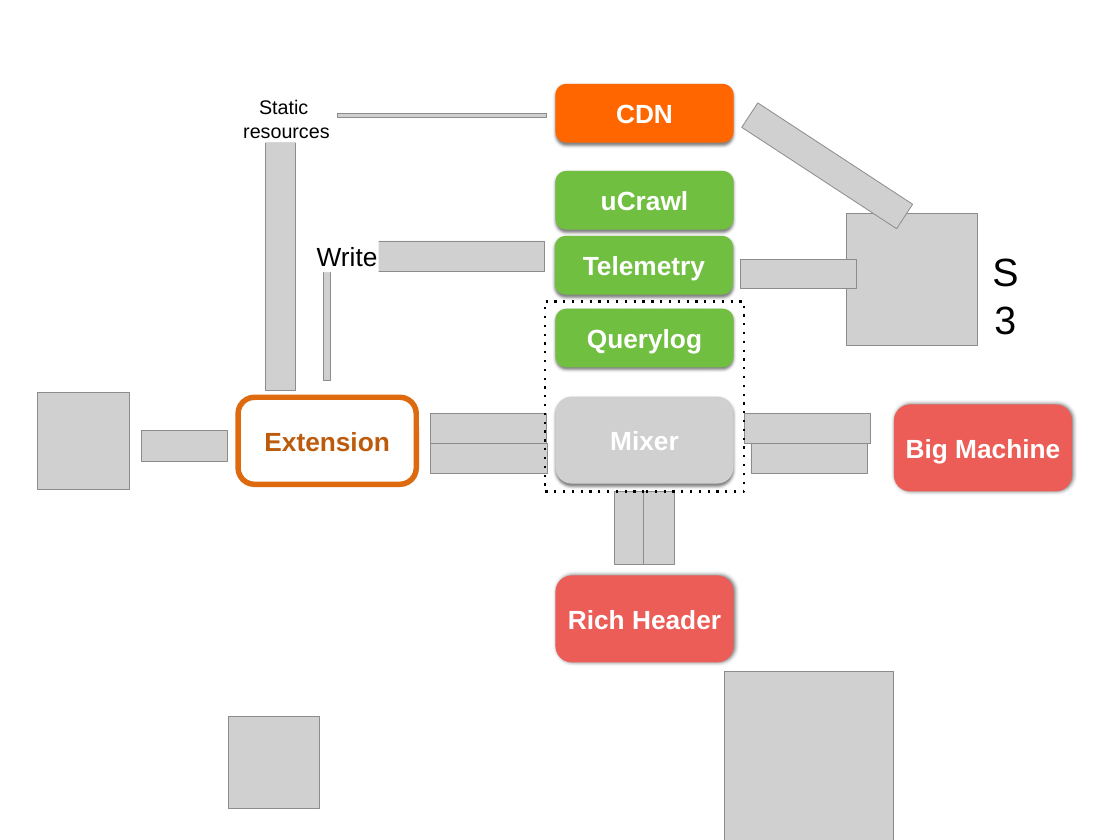
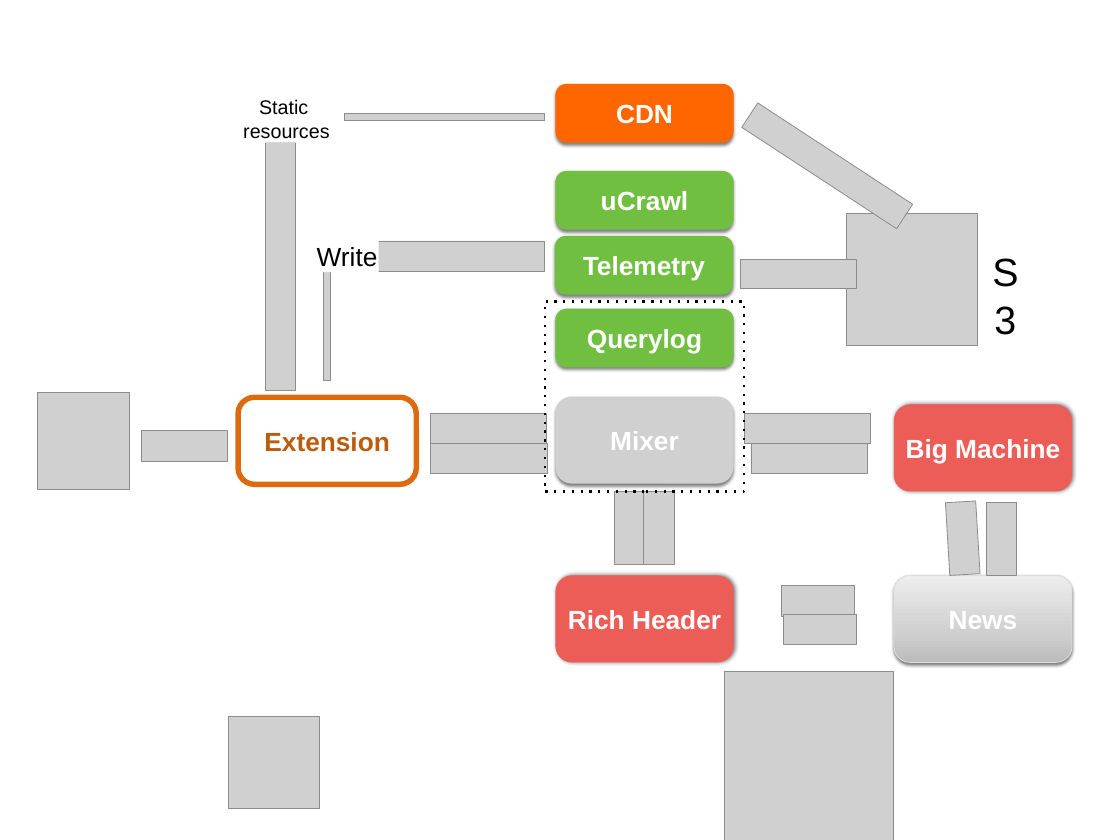
Before and after one commit to chrmod/browser-core, a slide deck: slide 4 of docu/CLIQZ for Firefox - garage0.51.pptx. Drawn at 1120x840 pixels with LibreOffice and Linux fonts; fonts in the diff are those of the drawing; grey boxes stand for pictures. Boxes give left, top, right and bottom in pixels: in the first picture for what was removed or moved away, otherwise in the second. Text is boxed around its words. In the diff, an @@ line names an element or a change of style, - is before the commit and + after.

```diff
--- a/docu/CLIQZ for Firefox - garage0.51.pptx
+++ b/docu/CLIQZ for Firefox - garage0.51.pptx
@@ picture resized from (x1=337, y1=113, x2=547, y2=117) to (x1=344, y1=114, x2=545, y2=121) @@
@@ picture added at (x1=945, y1=501, x2=980, y2=576) @@
@@ picture added at (x1=986, y1=503, x2=1017, y2=576) @@
@@ picture added at (x1=781, y1=586, x2=855, y2=617) @@
@@ rounded rectangle added at (x1=894, y1=576, x2=1072, y2=663), fill gradient #BDBDBD to #D1D1D1 to #EEEEEE, outline #DCDEE0 0.75 pt, 24 pt, text #FFFFFF, bold @@
+News
@@ picture added at (x1=783, y1=614, x2=856, y2=645) @@
```
Also in this commit, not shown: 2 other slides changed, 3 slides added, 3 slides removed, 3 other files.
